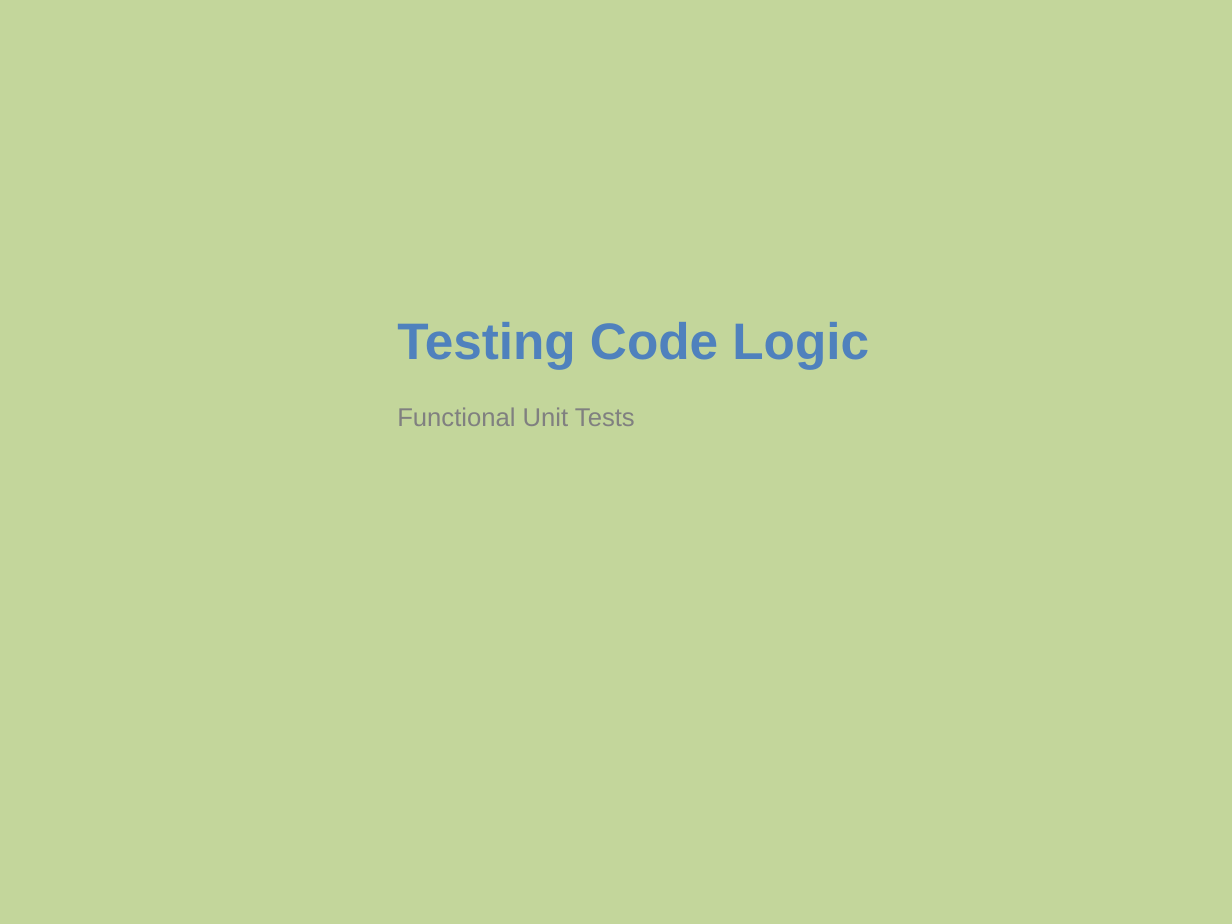
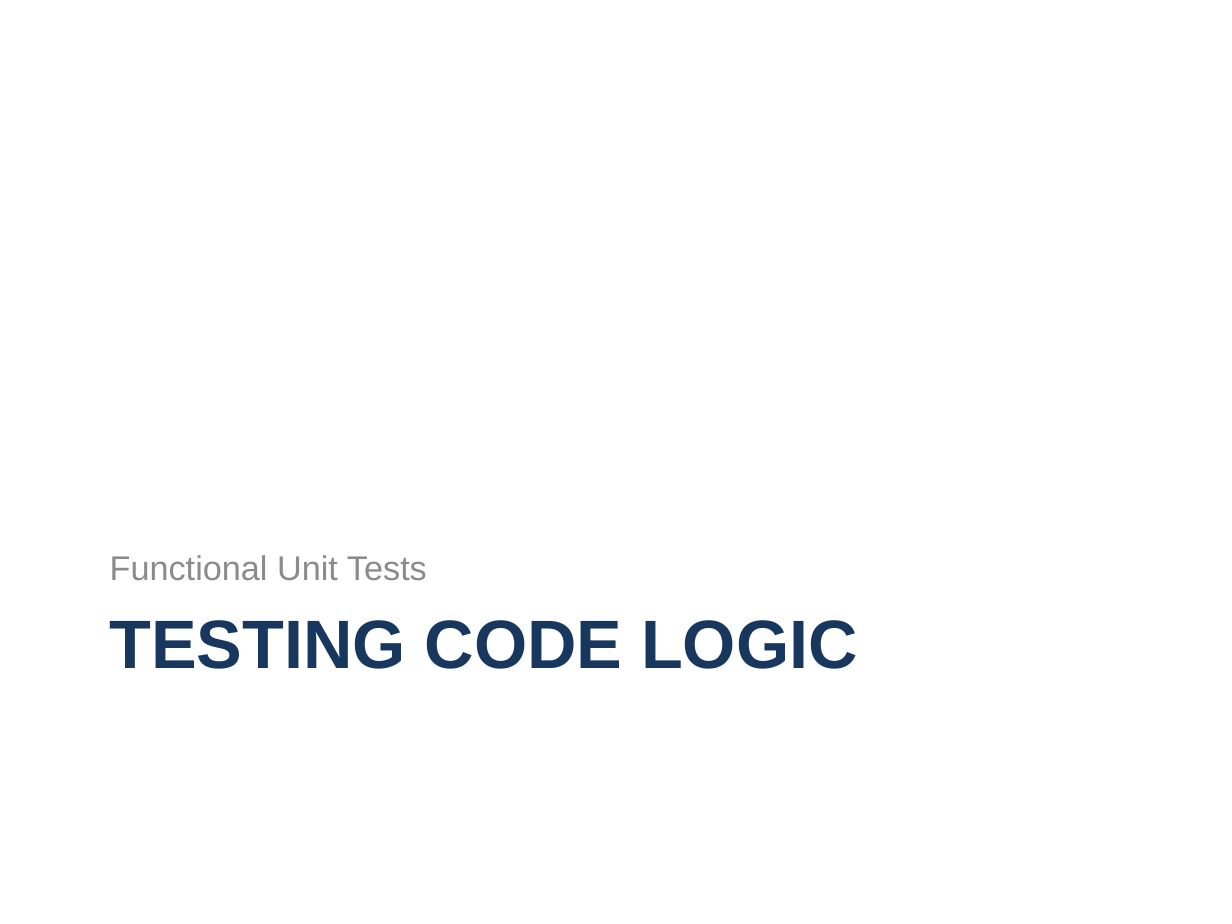
Before and after one commit to way0utwest/UnitTestingTSQL, a slide deck: slide 23 of UnitTestingTSQL.pptx (slide 22 before the commit). Drawn at 1232x924 pixels with LibreOffice and Linux fonts; fonts in the diff are those of the drawing; background and template pictures are left out. Boxes give left, top, right and bottom in pixels: in the first picture for what was removed or moved away, otherwise in the second. Text is boxed around its words. In the diff, an @@ line names an element or a change of style, - is before the commit and + after.

```diff
--- a/UnitTestingTSQL.pptx
+++ b/UnitTestingTSQL.pptx
@@ background #C3D69B to picture (left out) @@
@@ text "Functional Unit Tests": place and size @@
-text "Functional Unit Tests" at [397, 407, 635, 426]
+text "Functional Unit Tests" at [110, 555, 427, 580]
@@ text "Functional Unit Tests" at [110, 555, 427, 580]: size 15 to 20 pt, text colour #808080 to #8C8C8C; more space between paragraphs; vertical alignment top to bottom @@
@@ title "TESTING CODE LOGIC" at [110, 620, 857, 669]: vertical alignment bottom to top @@
@@ title at [110, 620, 857, 669]: text changed; size 30 to 40 pt; text colour #4F81BD to #17375E @@
-Testing Code Logic
+TESTING CODE LOGIC
```
Also in this commit, not shown: 6 other slides changed, 2 slides added, 1 slide removed, 2 other files.
